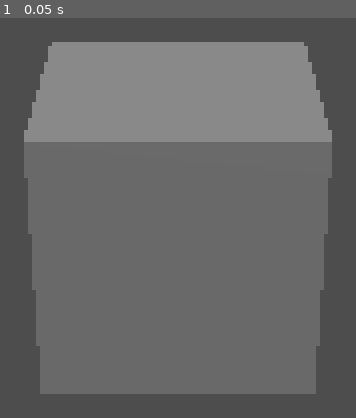
Above: before the commit, frame 1.
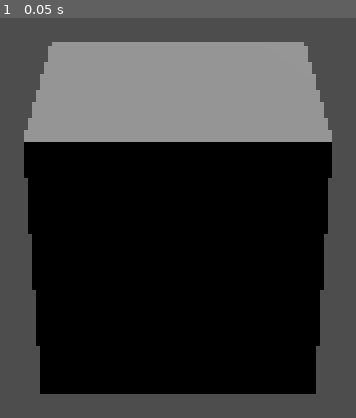
Above: after the commit, the same moment.

Repository: whysguy52/GitHubExample
Game: Godot game, scene res://test_box.tscn
Two runs of this game, one before a commit and one after it. Both use one fixed random seed, a clock stepped at 60 frames per second and the inputs below.
Inputs:
- Up to frame 1 (0.05 s): no input

The runs differ from the first frame. In frame 1, 52% of the frame differs, in the area x 6-94%, y 31-94%.

Commit message:
lite shift
changed angle of light

Diff:
--- a/test_box.tscn
+++ b/test_box.tscn
@@ -19,4 +19,4 @@
 transform = Transform3D(1, 0, 0, 0, 0.866025, 0.5, 0, -0.5, 0.866025, 0, 2, 4)
 
 [node name="DirectionalLight3D" type="DirectionalLight3D" parent="."]
-transform = Transform3D(0.991872, -0.0722822, 0.104713, -0.0547452, 0.500459, 0.864028, -0.114858, -0.862737, 0.492435, 3.87765, 2.70368, 3.15355)
+transform = Transform3D(0.984694, -0.0334629, 0.171049, -0.172846, -0.0613655, 0.983035, -0.0223987, -0.997554, -0.0662101, -0.852373, 0.563685, 4.92467)
